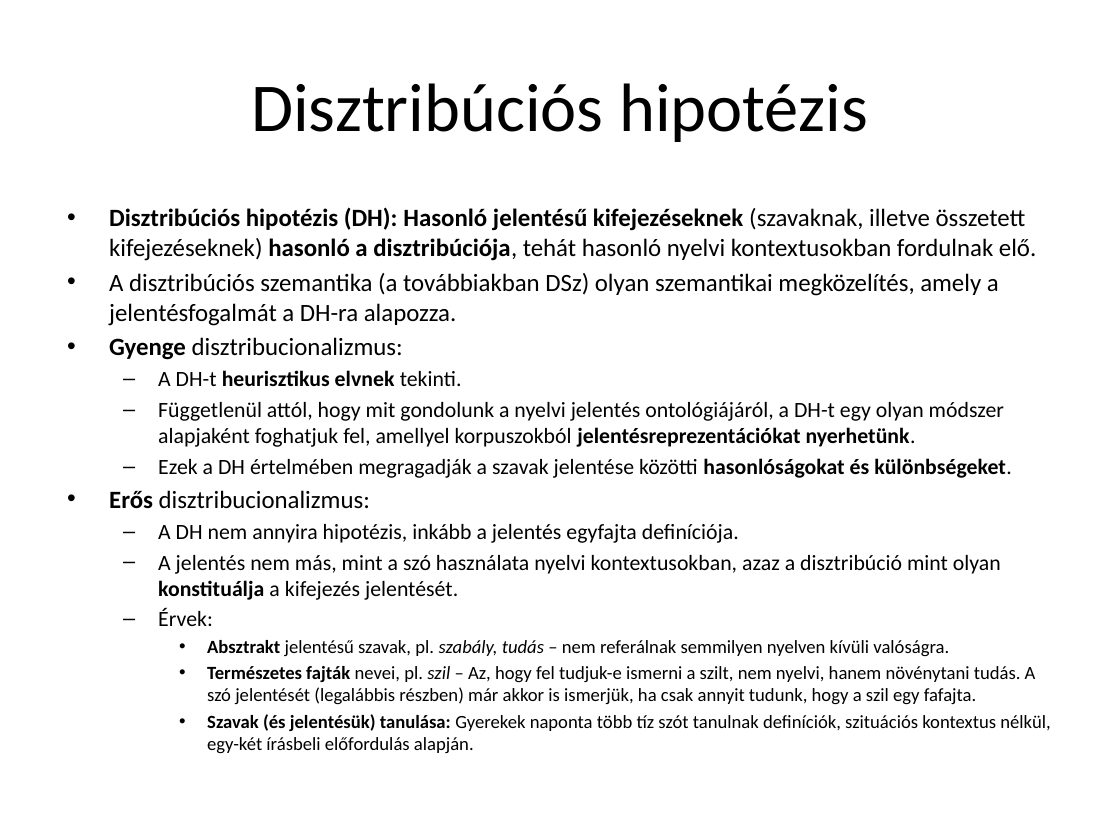
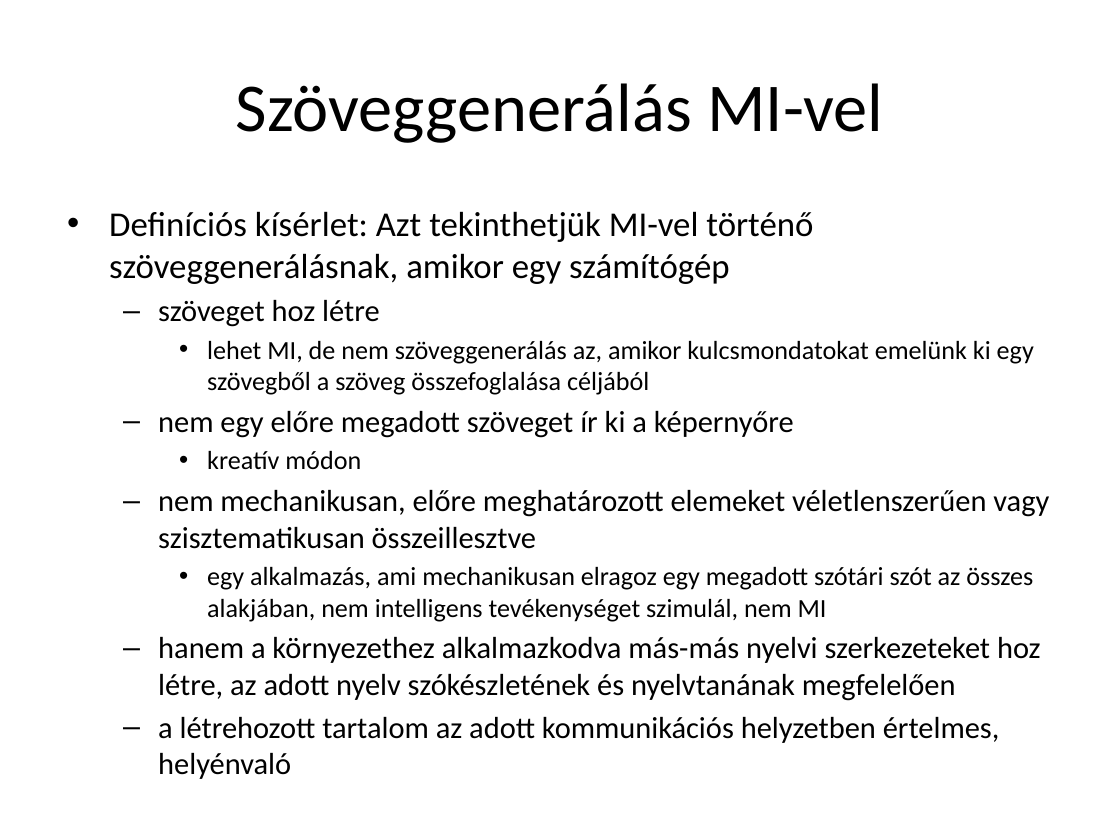
Before and after one commit to Clinical-Bioinformatics-Debrecen/nlp_magyar_2025, a slide deck: slide 5 of 6.pptx (slide 4 before the commit). Drawn at 1120x840 pixels with LibreOffice and Linux fonts; fonts in the diff are those of the drawing. Boxes give left, top, right and bottom in pixels: in the first picture for what was removed or moved away, otherwise in the second. Text is boxed around its words. In the diff, an @@ line names an element or a change of style, - is before the commit and + after.

```diff
--- a/6.pptx
+++ b/6.pptx
@@ title at [236,83,883,143]: text changed @@
-Disztribúciós hipotézis
+Szöveggenerálás MI-vel
@@ text at [109,211,1049,743]: text changed; size 14 to 19.6 pt @@
-• Disztribúciós hipotézis (DH): Hasonló jelentésű kifejezéseknek (szavaknak, illetve összetett kifejezéseknek) hasonló a disztribúciója, tehát hasonló nyelvi kontextusokban fordulnak elő.
-• A disztribúciós szemantika (a továbbiakban DSz) olyan szemantikai megközelítés, amely a jelentésfogalmát a DH-ra alapozza.
-• Gyenge disztribucionalizmus:
-  – A DH-t heurisztikus elvnek tekinti.
-  – Függetlenül attól, hogy mit gondolunk a nyelvi jelentés ontológiájáról, a DH-t egy olyan módszer alapjaként foghatjuk fel, amellyel korpuszokból jelentésreprezentációkat nyerhetünk.
-  – Ezek a DH értelmében megragadják a szavak jelentése közötti hasonlóságokat és különbségeket.
-• Erős disztribucionalizmus:
-  – A DH nem annyira hipotézis, inkább a jelentés egyfajta definíciója.
-  – A jelentés nem más, mint a szó használata nyelvi kontextusokban, azaz a disztribúció mint olyan konstituálja a kifejezés jelentését.
-  – Érvek:
-    • Absztrakt jelentésű szavak, pl. szabály, tudás – nem referálnak semmilyen nyelven kívüli valóságra.
-    • Természetes fajták nevei, pl. szil – Az, hogy fel tudjuk-e ismerni a szilt, nem nyelvi, hanem növénytani tudás. A szó jelentését (legalábbis részben) már akkor is ismerjük, ha csak annyit tudunk, hogy a szil egy fafajta.
-    • Szavak (és jelentésük) tanulása: Gyerekek naponta több tíz szót tanulnak definíciók, szituációs kontextus nélkül, egy-két írásbeli előfordulás alapján.
+• Definíciós kísérlet: Azt tekinthetjük MI-vel történő szöveggenerálásnak, amikor egy számítógép
+  – szöveget hoz létre
+    • lehet MI, de nem szöveggenerálás az, amikor kulcsmondatokat emelünk ki egy szövegből a szöveg összefoglalása céljából
+  – nem egy előre megadott szöveget ír ki a képernyőre
+    • kreatív módon
+  – nem mechanikusan, előre meghatározott elemeket véletlenszerűen vagy szisztematikusan összeillesztve
+    • egy alkalmazás, ami mechanikusan elragoz egy megadott szótári szót az összes alakjában, nem intelligens tevékenységet szimulál, nem MI
+  – hanem a környezethez alkalmazkodva más-más nyelvi szerkezeteket hoz létre, az adott nyelv szókészletének és nyelvtanának megfelelően
+  – a létrehozott tartalom az adott kommunikációs helyzetben értelmes, helyénvaló
```
Also in this commit, not shown: 11 other slides changed, 17 slides added, 10 slides removed, 1 other file.
